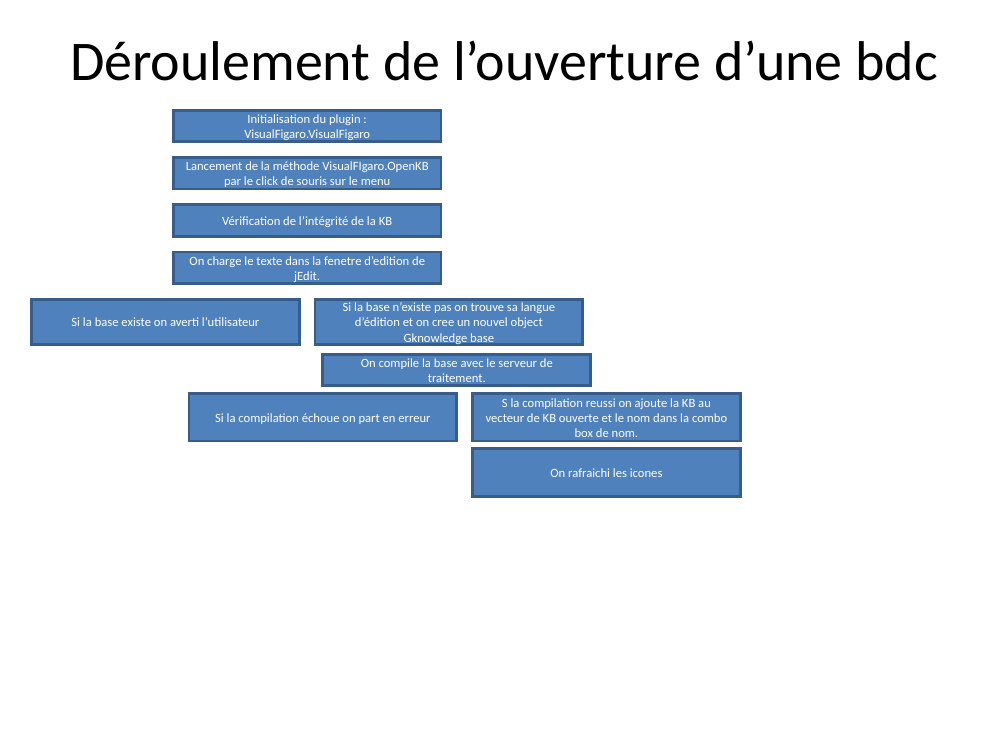
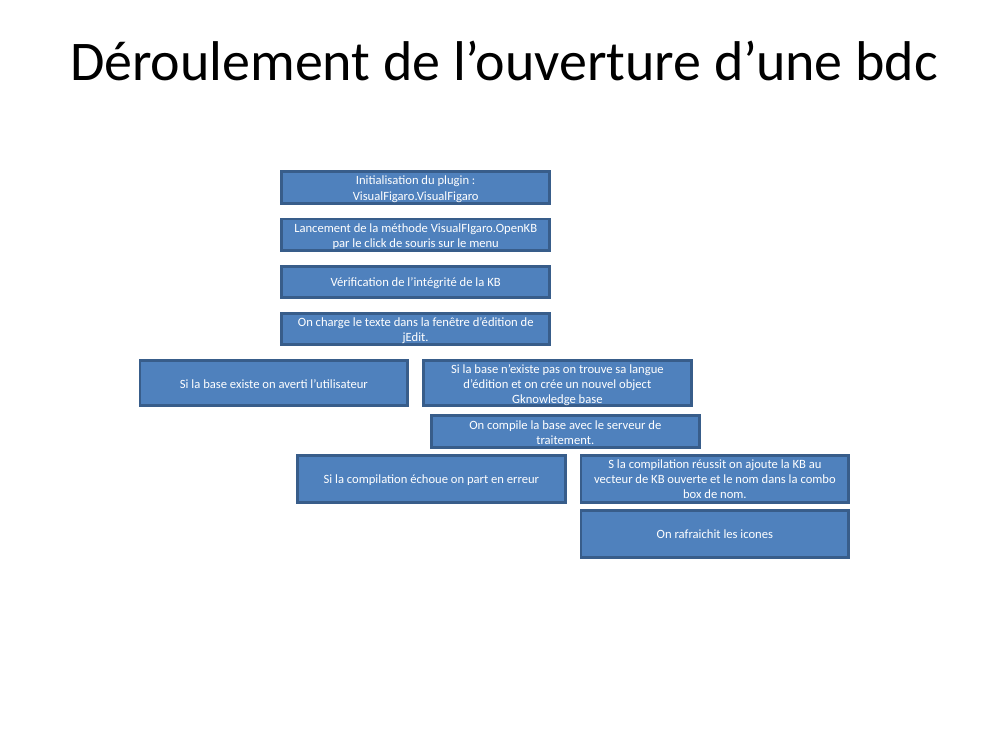
Before and after one commit to EDF-Lab/VisualFigaro, a slide deck: slide 6 of Package/5_Docs/Francais/Conception Visual Figaro.ppt. Drawn at 1008x756 pixels with LibreOffice and Linux fonts; fonts in the diff are those of the drawing. Boxes give left, top, right and bottom in pixels: in the first picture for what was removed or moved away, otherwise in the second. Text is boxed around its words. In the diff, an @@ line names an element or a change of style, - is before the commit and + after.

```diff
--- a/Package/5_Docs/Francais/Conception Visual Figaro.ppt
+++ b/Package/5_Docs/Francais/Conception Visual Figaro.ppt
@@ text in rectangle at (298,317,534,345): text changed @@
-On charge le texte dans la fenetre d’edition de jEdit.
+On charge le texte dans la fenêtre d’édition de jEdit.
@@ rectangle "Si la base n’existe pas ...": place and size @@
-rectangle "Si la base n’existe pas ..." at (316,299,584,345)
+rectangle "Si la base n’existe pas ..." at (423,361,691,406)
@@ text in rectangle at (451,364,663,406): text changed @@
-Si la base n’existe pas on trouve sa langue d’édition et on cree un nouvel object Gknowledge base
+Si la base n’existe pas on trouve sa langue d’édition et on crée un nouvel object Gknowledge base
@@ rectangle "Si la compilation échoue on ...": place and size @@
-rectangle "Si la compilation échoue on ..." at (190,394,458,442)
+rectangle "Si la compilation échoue on ..." at (297,456,565,503)
@@ text in rectangle at (594,459,836,502): text changed @@
-S la compilation reussi on ajoute la KB au vecteur de KB ouverte et le nom dans la combo box de nom.
+S la compilation réussit on ajoute la KB au vecteur de KB ouverte et le nom dans la combo box de nom.
@@ 8 rectangles: place and size @@
-8 rectangles at (31,110,741,496)
+8 rectangles at (140,171,849,557)
@@ text in rectangle at (657,529,773,538): text changed @@
-On rafraichi les icones
+On rafraichit les icones
```
Also in this commit, not shown: 3 other slides changed, 2 slides added, 1 slide removed.
